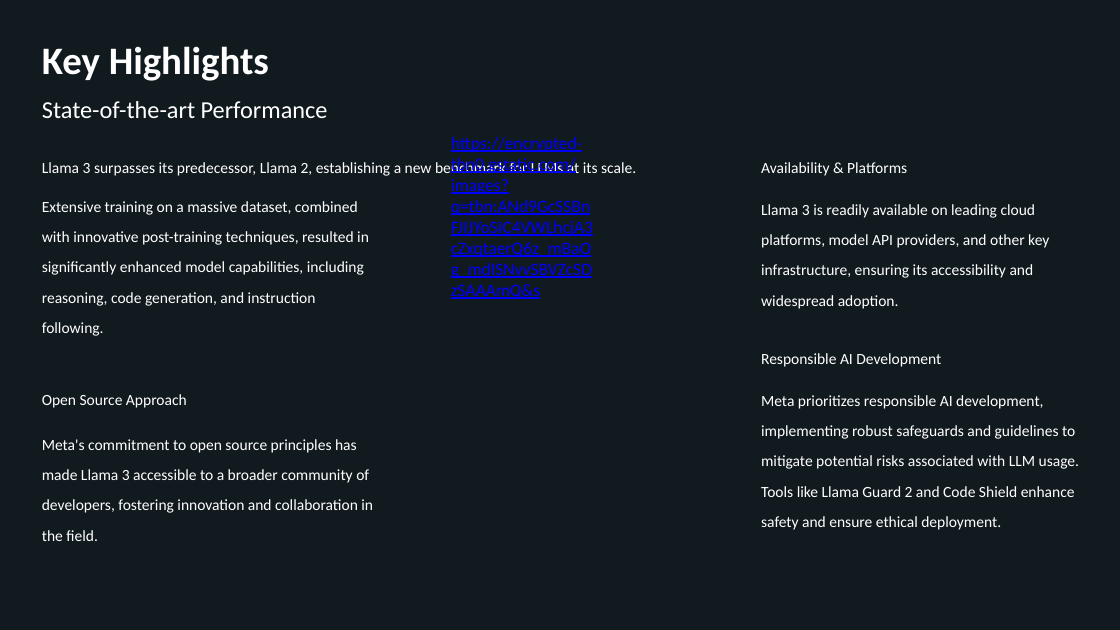
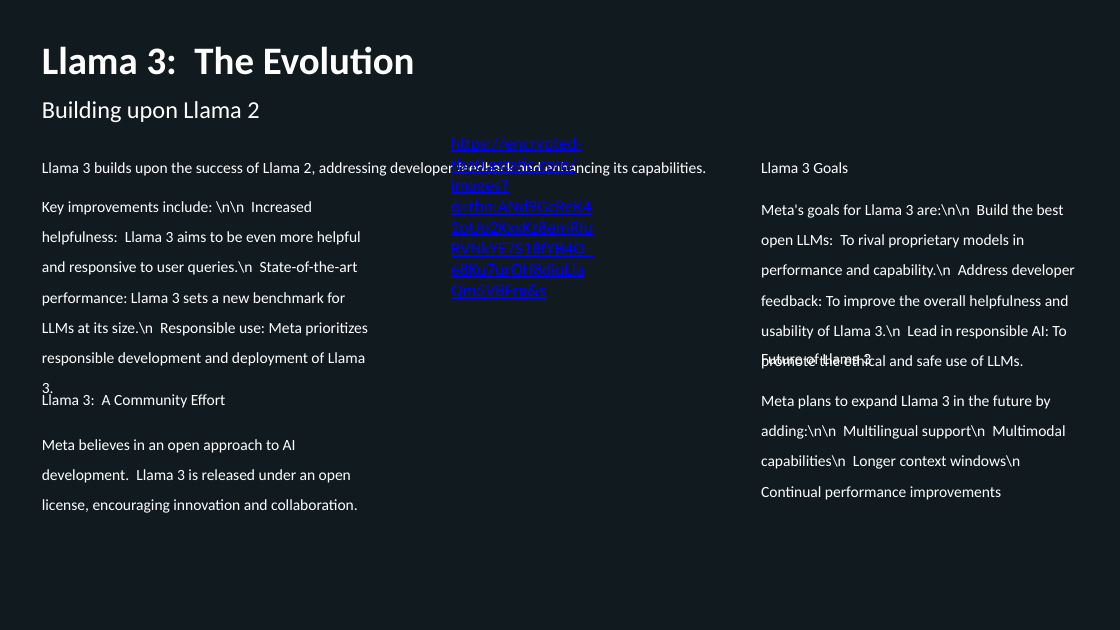
Before and after one commit to KarthikAvinash/Content-ppt-video-generator, a slide deck: slide 2 of updated_presentation.pptx. Drawn at 1120x630 pixels with LibreOffice and Linux fonts; fonts in the diff are those of the drawing; background and template pictures are left out; a plain dark background stands for a picture behind light text. Boxes give left, top, right and bottom in pixels: in the first picture for what was removed or moved away, otherwise in the second. Text is boxed around its words. In the diff, an @@ line names an element or a change of style, - is before the commit and + after.

```diff
--- a/updated_presentation.pptx
+++ b/updated_presentation.pptx
@@ text at [42, 46, 415, 75]: text changed @@
-Key Highlights
+Llama 3: The Evolution
@@ text at [42, 101, 259, 122]: text changed @@
-State-of-the-art Performance
+Building upon Llama 2
@@ text at [451, 137, 591, 299]: text changed @@
-https://encrypted-tbn0.gstatic.com/images?q=tbn:ANd9GcSSBnFJIJYoSIC4VWLhcjA3cZxqtaerQ6z_mBaOg_mdISNyvSBVZcSDzSAAAmQ&s
+https://encrypted-tbn0.gstatic.com/images?q=tbn:ANd9GcReK42oUp2KxxKz8emRIuRVNkYE7S18fYB4O_e8Ku7urQH8diqLjaQm5VBFrg&s
@@ text at [42, 159, 707, 176]: text changed @@
-Llama 3 surpasses its predecessor, Llama 2, establishing a new benchmark for LLMs at its scale.
+Llama 3 builds upon the success of Llama 2, addressing developer feedback and enhancing its capabilities.
@@ text at [761, 162, 848, 173]: text changed @@
-Availability & Platforms
+Llama 3 Goals
@@ text at [42, 201, 367, 398]: text changed @@
-Extensive training on a massive dataset, combined with innovative post-training techniques, resulted in significantly enhanced model capabilities, including reasoning, code generation, and instruction following.
+Key improvements include: \n\n Increased helpfulness: Llama 3 aims to be even more helpful and responsive to user queries.\n State-of-the-art performance: Llama 3 sets a new benchmark for LLMs at its size.\n Responsible use: Meta prioritizes responsible development and deployment of Llama 3.
@@ text at [761, 204, 1075, 366]: text changed @@
-Llama 3 is readily available on leading cloud platforms, model API providers, and other key infrastructure, ensuring its accessibility and widespread adoption.
+Meta's goals for Llama 3 are:\n\n Build the best open LLMs: To rival proprietary models in performance and capability.\n Address developer feedback: To improve the overall helpfulness and usability of Llama 3.\n Lead in responsible AI: To promote the ethical and safe use of LLMs.
@@ text at [817, 325, 901, 337]: text changed @@
-Responsible AI Development
+Future of Llama 3
@@ text at [42, 392, 226, 408]: text changed @@
-Open Source Approach
+Llama 3: A Community Effort
@@ text at [761, 395, 1065, 500]: text changed @@
-Meta prioritizes responsible AI development, implementing robust safeguards and guidelines to mitigate potential risks associated with LLM usage. Tools like Llama Guard 2 and Code Shield enhance safety and ensure ethical deployment.
+Meta plans to expand Llama 3 in the future by adding:\n\n Multilingual support\n Multimodal capabilities\n Longer context windows\n Continual performance improvements
@@ text at [42, 439, 358, 513]: text changed @@
-Meta's commitment to open source principles has made Llama 3 accessible to a broader community of developers, fostering innovation and collaboration in the field.
+Meta believes in an open approach to AI development. Llama 3 is released under an open license, encouraging innovation and collaboration.
```
Also in this commit, not shown: 2 other slides changed, 2 other files.
